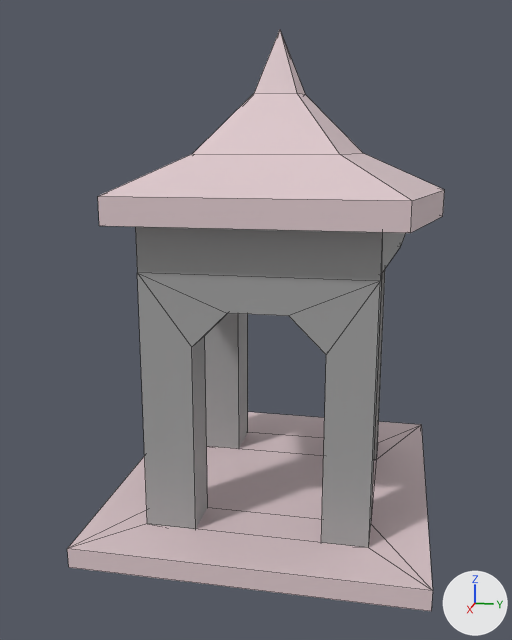
One commit to the FBX model Assets/3d_Imports/City/house6.fbx: the scene before it, then after it.
Rendered twice from a 50 mm camera at (55.3, 9.9, 28.7) aimed at (1.1, -0.9, 15.2). Lighting does not change. The marker at lower right points along +X, +Y and +Z. Mesh edges are drawn as thin lines. Where no turn or scale is listed for an object, it has been applied to the vertices.

The first picture shows 'mid_build .004'.
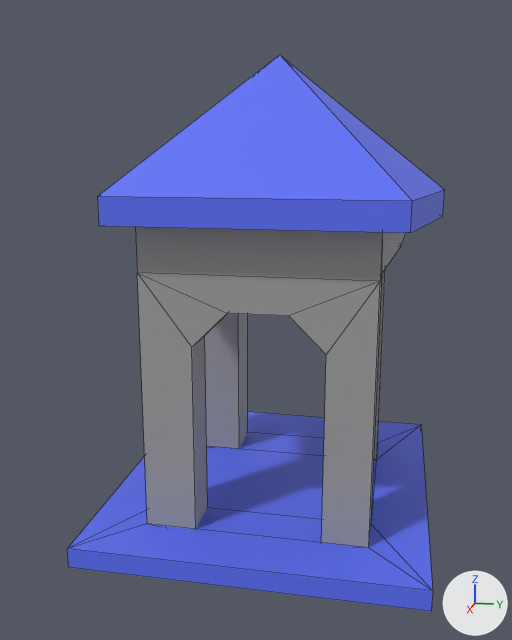
The newer file is also turned or shifted as a whole; pictures and numbers use the older file's frame.

Location of each change, [x1, y1, x2, y2] in pixels of the pictures (512 x 640 px):
```json
{"object": "mid_build .004", "change": "reshaped", "before": [67, 30, 445, 611], "after": [67, 55, 445, 611]}
{"part": 1, "of": "me_cube_009", "change": "cut back", "before": [99, 30, 444, 201], "after": [98, 55, 444, 201]}
{"part": 2, "of": "me_cube_009", "change": "surface changed", "before": [67, 190, 445, 611], "after": [67, 190, 445, 611], "on screen": "grey to blue"}
```

Scene script edits in JSON lines:
```json
{"block": "me_cube_009", "where": "# used by ob_mid_build__004; location = (0.0, 0.0, 0.0)"}
{"op": "remove", "block": "me_cube_009", "code": "me_cube_009.from_pydata(...)  # 87 vertices, 94 faces; spans x -14.2..14.1, y -11.8..13.1, z -0.2..37.1"}
{"op": "add", "block": "me_cube_009", "code": "me_cube_009.from_pydata(...)  # 75 vertices, 82 faces; spans x -14.2..14.1, y -11.8..13.1, z -0.2..35.3"}
{"block": "me_cube_009", "change": "me_cube_009 part 1"}
{"block": "me_cube_009", "change": "13 vertices are removed from x -5.8..5.9, y -5.8..7.1, z 28.2..37.1"}
{"block": "me_cube_009", "change": "18 faces are deleted"}
{"block": "me_cube_009", "change": "1 vertex is added at (0.1, 0.7, 35.3)"}
{"block": "me_cube_009", "change": "6 new faces join them"}
{"block": "me_cube_009", "change": "me_cube_009 part 2: 27 kept faces spanning x -14.2..14.1, y -11.8..13.1, z -0.2..25.5 get new texture (UV) coordinates"}
```
